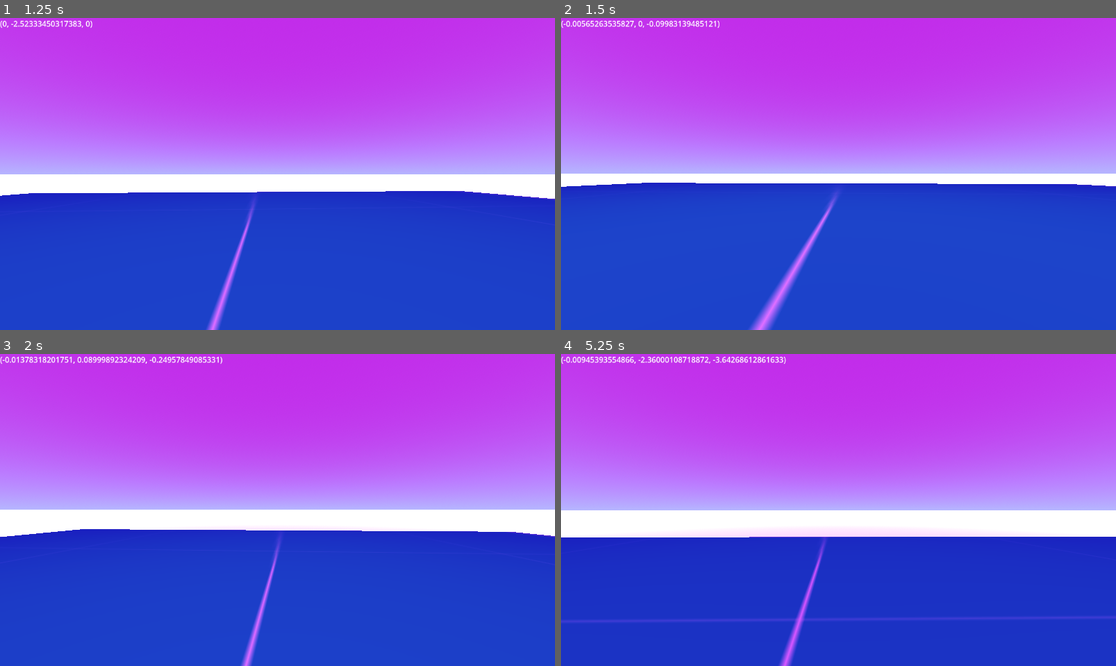
Above: before the commit, frames 1-4 (two rows, left to right).
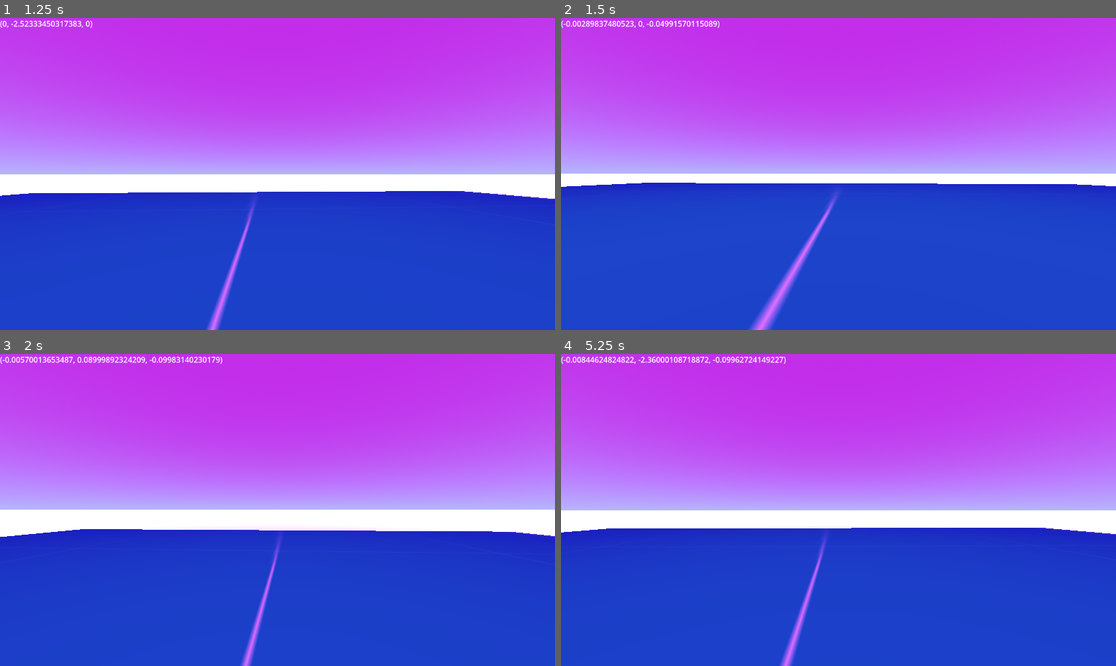
Above: after the commit, the same moments.

Repository: kokiheey/HYPERSLIDE
Game: Godot game, scene res://Assets/game/levels/level_1.tscn
The game is run twice, just before and just after one commit, with the same random seed, the same clock (stepped at 60 frames per second) and the same inputs.
Inputs (mouse positions are in pixels of both pictures, inside the frame that each line leads up to):
- Up to frame 1 (1.25 s): tap Enter (ui_accept) at 0.5, 0.77 s; move the mouse to (305, 174) at 0.52 s; hold W (move_forward) from 0.53 s (still down); hold Right mouse button (mouse_right) from 0.53 s (still down)
- Up to frame 2 (1.5 s): keep holding W (move_forward); move the mouse to (810, 174) at 1.27 s; release Right mouse button (mouse_right) at 1.28 s; right-click (810, 174) at 1.35 s
- Up to frame 3 (2 s): keep holding W (move_forward); tap Enter (ui_accept) at 1.52 s
- Up to frame 4 (5.25 s): keep holding W (move_forward); move the mouse to (849, 503) at 2.02 s; hold Right mouse button (mouse_right) 2.03-2.78 s; move the mouse to (832, 516) at 2.77 s; right-click (832, 516) at 2.85 s; tap Enter (ui_accept) at 3.02, 3.77, 4.52 s; move the mouse to (877, 513) at 3.52 s; hold Right mouse button (mouse_right) 3.53-4.28 s; move the mouse to (794, 506) at 4.27 s; right-click (794, 506) at 4.35 s; move the mouse to (844, 510) at 5.02 s; hold Right mouse button (mouse_right) from 5.03 s (still down)

Frame 1 is identical in both runs. In frame 2, 0.2% of the frame differs, in the area x 3-29%, y 0-3%; in frame 3, 0.2%; in frame 4, 3.5%, in the area x 0-100%, y 0-100%.

Commit message:
Change low velocity movement

Diff:
--- a/Assets/game/entities/characters/ink/ink.gd
+++ b/Assets/game/entities/characters/ink/ink.gd
@@ -1,6 +1,7 @@
 extends CharacterBody3D
 
 const acceleration = 3
+const move_speed = 20
 const jump_velocity = 4.5
 const brake_strength = 1
 const _drag = 0.5
@@ -31,15 +32,15 @@
 	var input_dir = Input.get_vector("move_left", "move_right", "move_forward", "move_backward")
 	var direction = (camera.transform.basis * transform.basis * Vector3(input_dir.x, 0, input_dir.y)).normalized()
 	if is_on_floor():
-		velocity.x += direction.x * acceleration * delta
-		velocity.z += direction.z * acceleration * delta
-		velocity.x = lerp(velocity.x, (velocity.x if input_dir.x != 0 else 0.0), \
-		brake_strength * delta)
-		velocity.z = lerp(velocity.z, (velocity.z if input_dir.y != 0 else 0.0), \
-		brake_strength * delta)
-		if velocity.length_squared() < 0.125 and input_dir == Vector2(0, 0):
-			velocity = Vector3.ZERO
-
+		if velocity.length_squared() < 20:
+			velocity = direction * acceleration * delta
+		else:
+			velocity.x += direction.x * acceleration * delta
+			velocity.z += direction.z * acceleration * delta
+			velocity.x = lerp(velocity.x, (velocity.x if input_dir.x != 0 else 0.0), \
+			brake_strength * delta)
+			velocity.z = lerp(velocity.z, (velocity.z if input_dir.y != 0 else 0.0), \
+			brake_strength * delta)
 	move_and_slide()
 
 func _unhandled_input(event):
